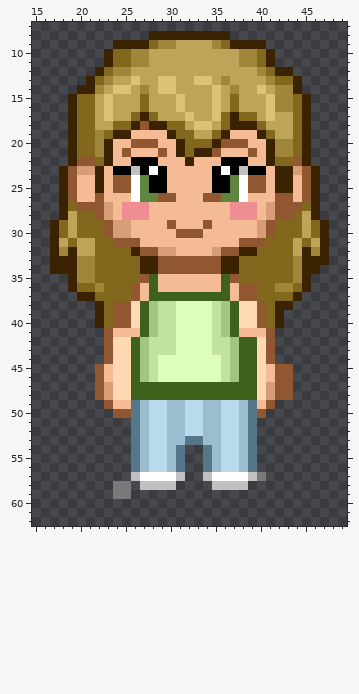
File history of a pixel-art sprite, assets/player/player_stand/player_stand0.png. That is the earlier state.
The file is 64x64 pixels. Shown: x 15..49, y 7..62.
The same view after the edit:
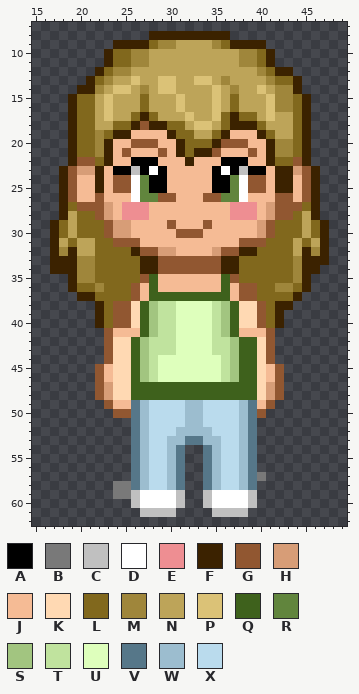
Palette (. is transparent): A #000000  B #797979  C #c0c0c0  D #ffffff  E #ee8e92  F #3b2200  G #915731  H #d79d77  J #f5bb95  K #ffd9b3  L #81681d  M #9f863b  N #bda459  P #dbc277  Q #3e611c  R #61853d  S #a2c580  T #c0e39e  U #deffbc  V #567789  W #9cbdcf  X #badbed
Edits made:
@@ x 28..45 @@
 44 TUUUUUUUTSQQKG....
-45 TUUUUUUUTSQQKJGG..
-46 TUUUUUUUTSQQKJGG..
-47 QQQQQQQQQQQQKHGG..
-48 QQQQQQQQQQQQKHGG..
-49 XXWWXXWWXXWVJG....
-50 XXWWXXWWXXWVG.....
-51 XXWWXXWWXXWV......
-52 XXWWXXWWXXWV......
+45 TUUUUUUUTSQQKJG...
+46 TUUUUUUUTSQQKJG...
+47 QQQQQQQQQQQQKHG...
+48 QQQQQQQQQQQQKHG...
+49 XXXXWWXXXXWVJG....
+50 XXXXWWXXXXWVG.....
+51 XXXXWWXXXXWV......
+52 XXXWWWWXXXWV......
 53 XXWWVVWWXXWV......
@@ x 24..41 @@
 56 ..VWXXWV..VWXXWV..
-57 ..CDDDDC..CDDDDCB.
-58 BB.CCCC....CCCC...
-59 BB................
-60 ..................
-61 ..................
+57 ..VWXXWV..VWXXWVB.
+58 BBVWXXWV..VWXXWV..
+59 BBCDDDDC..CDDDDC..
+60 ..CDDDDC..CDDDDC..
+61 ...CCCC....CCCC...
 62 ..................
Changed places in both pictures, as pixel boxes (x1, y1, x2, y2):
erased: (284, 364, 293, 400)
changed: (131, 400, 257, 517)
